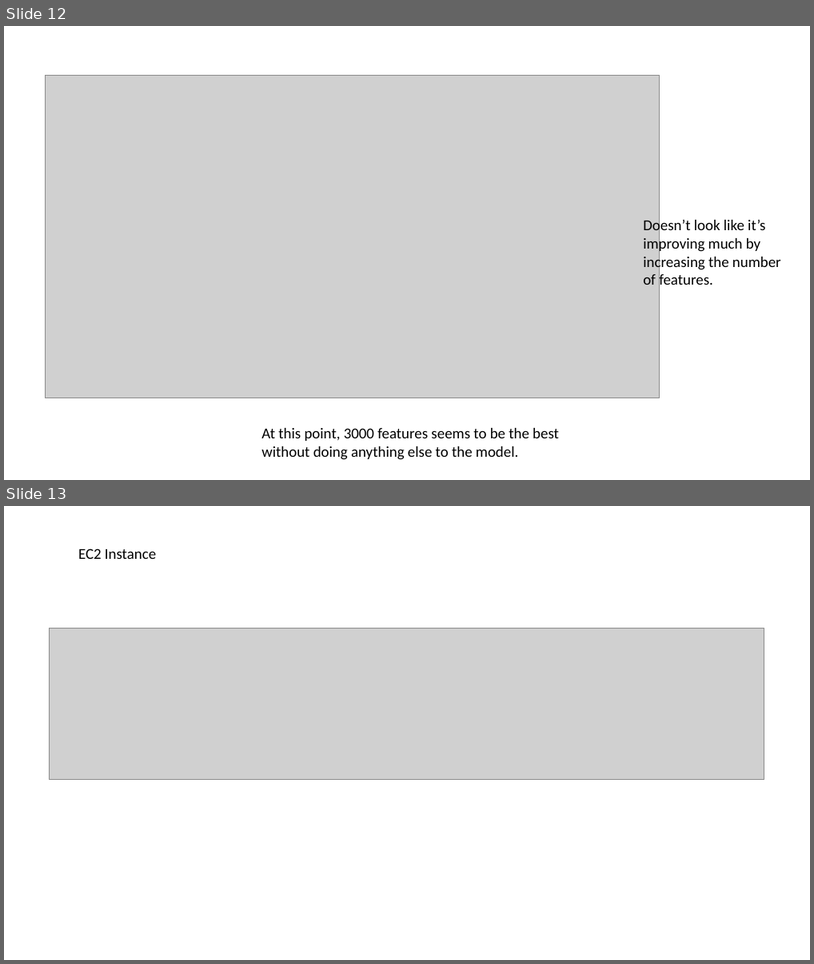
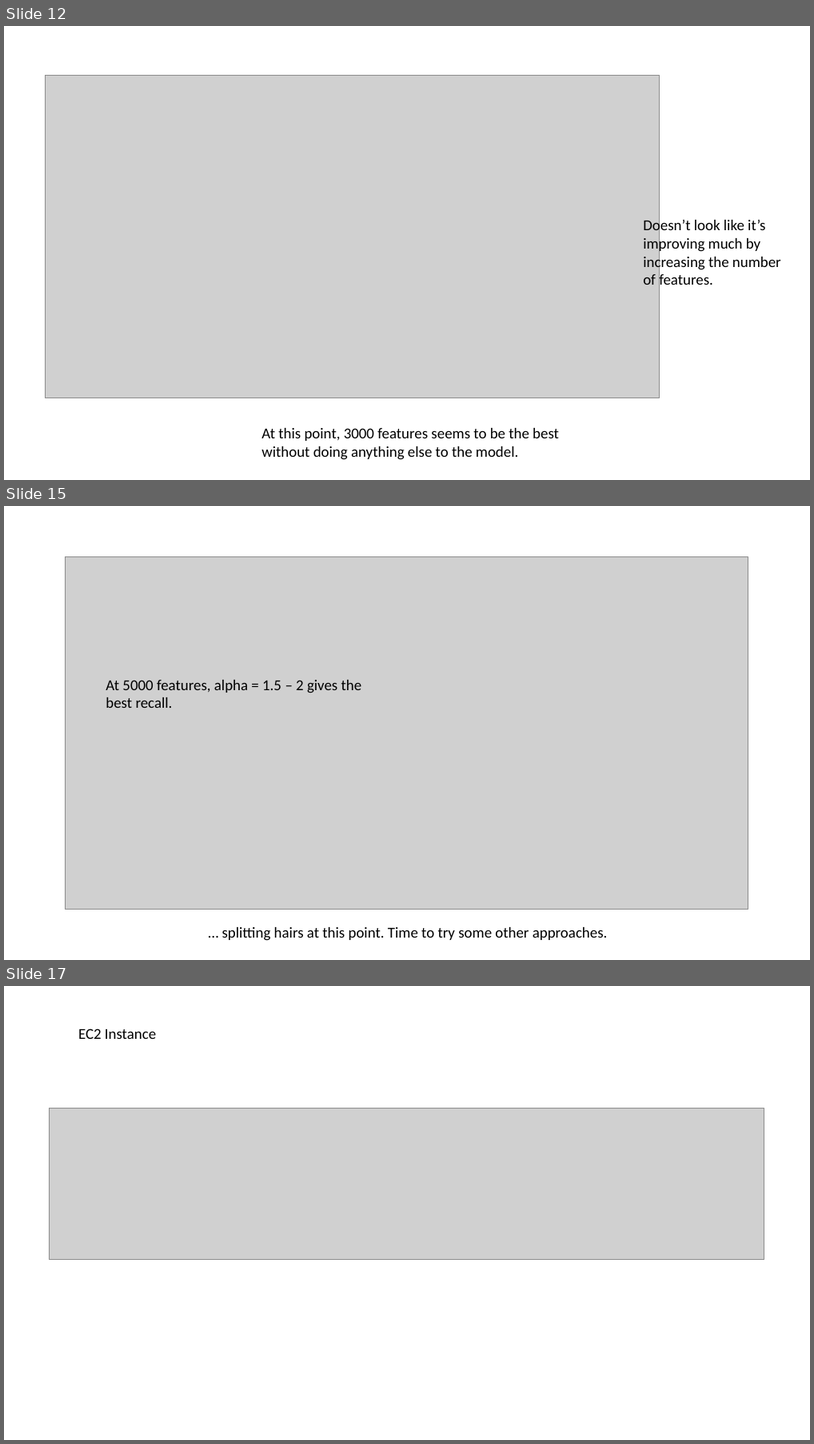
Before and after one commit to BruceZu/galvanize_capstone, a slide deck: Galvanize Capstone Process.pptx. Shown one above the other, each under a label of ours: slides 12 and 13 before the commit, slides 12, 15 and 17 after it; the slides between them are not shown. The pictures are 814x964 and 814x1444 pixels, drawn with LibreOffice and Linux fonts; fonts in the diff are those of the drawing; grey boxes stand for pictures. Boxes give left, top, right and bottom in pixels: in the first picture for what was removed or moved away, otherwise in the second. Text is boxed around its words. In the diff, an @@ line names an element or a change of style, - is before the commit and + after.

Commit message:
modeled with tfidf and multinomial nb, exploration with max_features and alpha

```diff
--- a/Galvanize Capstone Process.pptx
+++ b/Galvanize Capstone Process.pptx
@@ slide 15 added at (4,506,810,960), background #FFFFFF @@
@@ picture added at (65,556,748,908) @@
@@ text added at (106,680,362,708), 18 pt, text #000000 @@
+At 5000 features, alpha = 1.5 – 2 gives the best recall.
@@ text added at (222,927,608,940), 18 pt, text #000000 @@
+… splitting hairs at this point. Time to try some other approaches.
@@ what was slide 13 is now slide 17 @@
```
Also in this commit, not shown: 3 other slides added, 2 other files.
